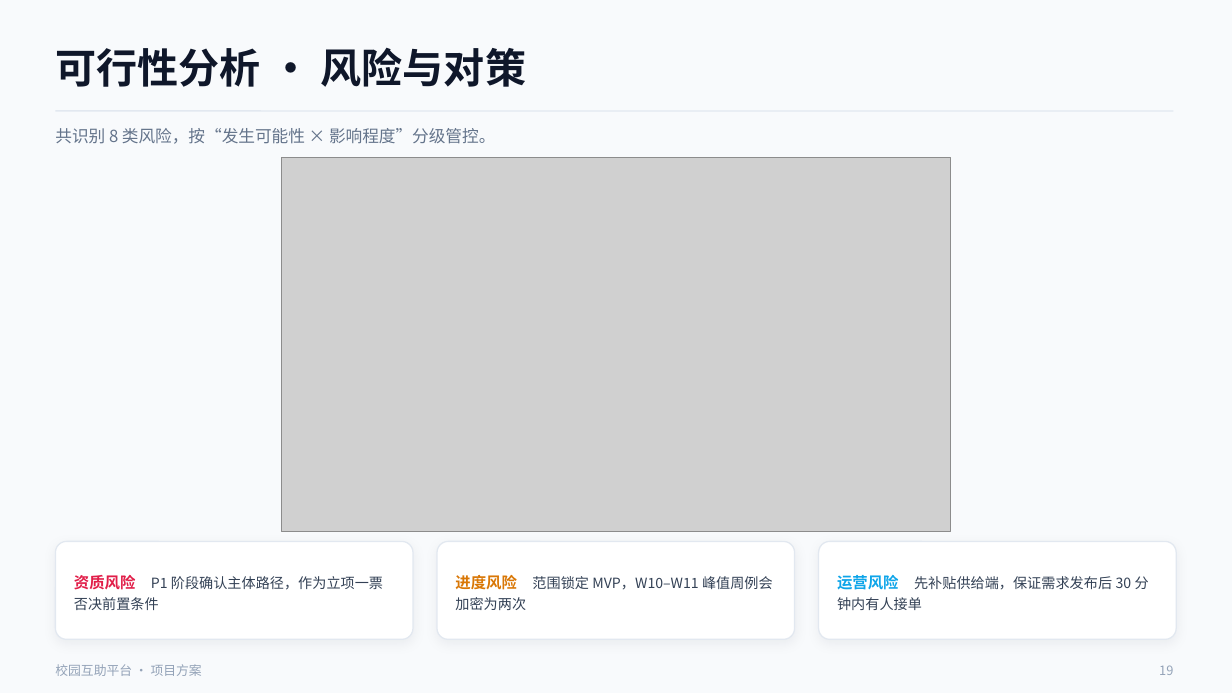
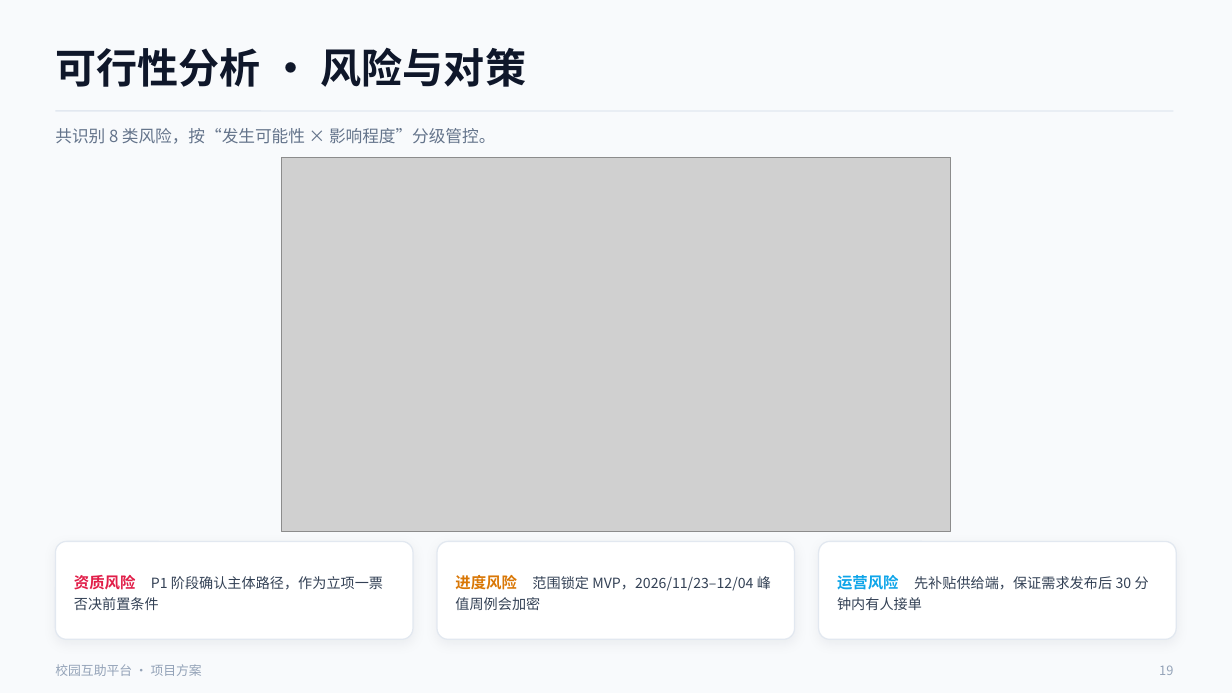
Before and after one commit to lunasama868/SE2026-G22-campus-mutual-aid, a slide deck: slide 19 of assets/SE2026-G22-校园互助平台-项目方案PPT.pptx. Drawn at 1232x693 pixels with LibreOffice and Linux fonts; fonts in the diff are those of the drawing; grey boxes stand for pictures. Boxes give left, top, right and bottom in pixels: in the first picture for what was removed or moved away, otherwise in the second. Text is boxed around its words. In the diff, an @@ line names an element or a change of style, - is before the commit and + after.

```diff
--- a/assets/SE2026-G22-校园互助平台-项目方案PPT.pptx
+++ b/assets/SE2026-G22-校园互助平台-项目方案PPT.pptx
@@ text at box(455, 575, 771, 610): text changed @@
-进度风险 范围锁定 MVP，W10–W11 峰值周例会加密为两次
+进度风险 范围锁定 MVP，2026/11/23–12/04 峰值周例会加密
```
Also in this commit, not shown: 5 other slides changed, 1 other file.
